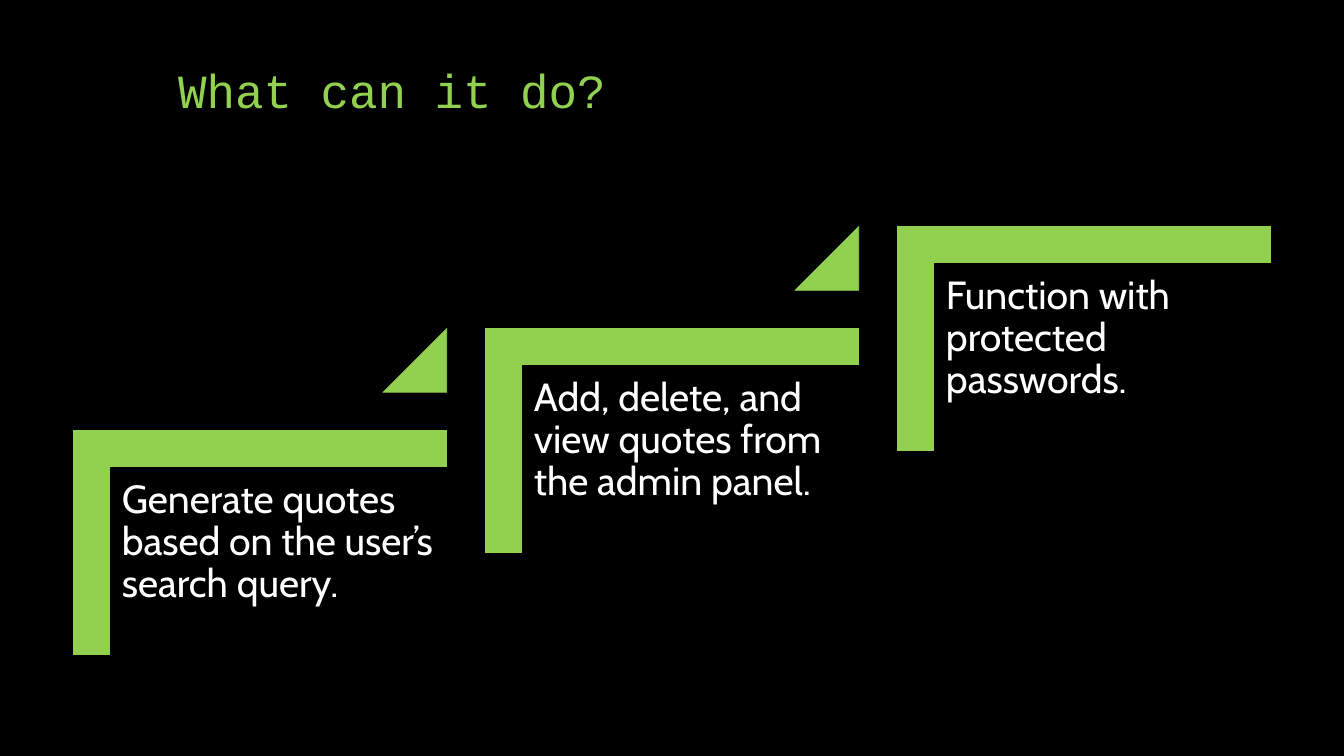
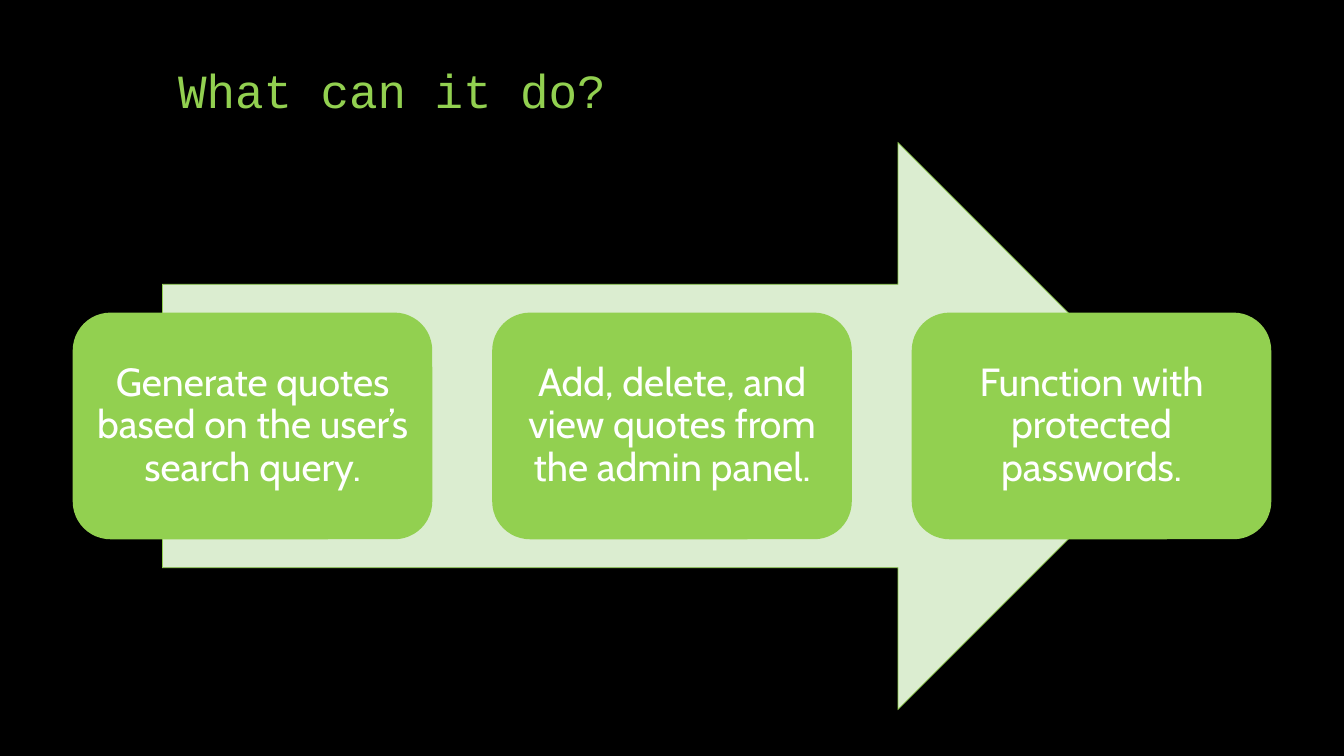
Before and after one commit to nispar2009/DesignChamp2023, a slide deck: slide 4 of Presentation.pptx. Drawn at 1344x756 pixels with LibreOffice and Linux fonts; fonts in the diff are those of the drawing. Boxes give left, top, right and bottom in pixels: in the first picture for what was removed or moved away, otherwise in the second. Text is boxed around its words. In the diff, an @@ line names an element or a change of style, - is before the commit and + after.

```diff
--- a/Presentation.pptx
+++ b/Presentation.pptx
@@ group removed at (x1=73, y1=227, x2=1270, y2=654): 3 corners, 2 triangles @@
@@ alignment left to centre; vertical alignment top to middle in 3 elements at (x1=980, y1=366, x2=1203, y2=490), (x1=528, y1=366, x2=816, y2=490), (x1=97, y1=368, x2=408, y2=490) @@
@@ text "Generate quotes based on the ..." moved from (x1=122, y1=485, x2=433, y2=607) to (x1=97, y1=368, x2=408, y2=490) @@
@@ text "Add, delete, and view quotes ..." moved from (x1=534, y1=381, x2=821, y2=505) to (x1=528, y1=366, x2=816, y2=490) @@
@@ group added at (x1=73, y1=143, x2=1271, y2=710): 3 rounded rectangles, 1 right arrow @@
@@ text "Function with protected passwords." moved from (x1=946, y1=279, x2=1170, y2=403) to (x1=980, y1=366, x2=1203, y2=490) @@
```
Also in this commit, not shown: 1 other slide changed, 2 other files.
